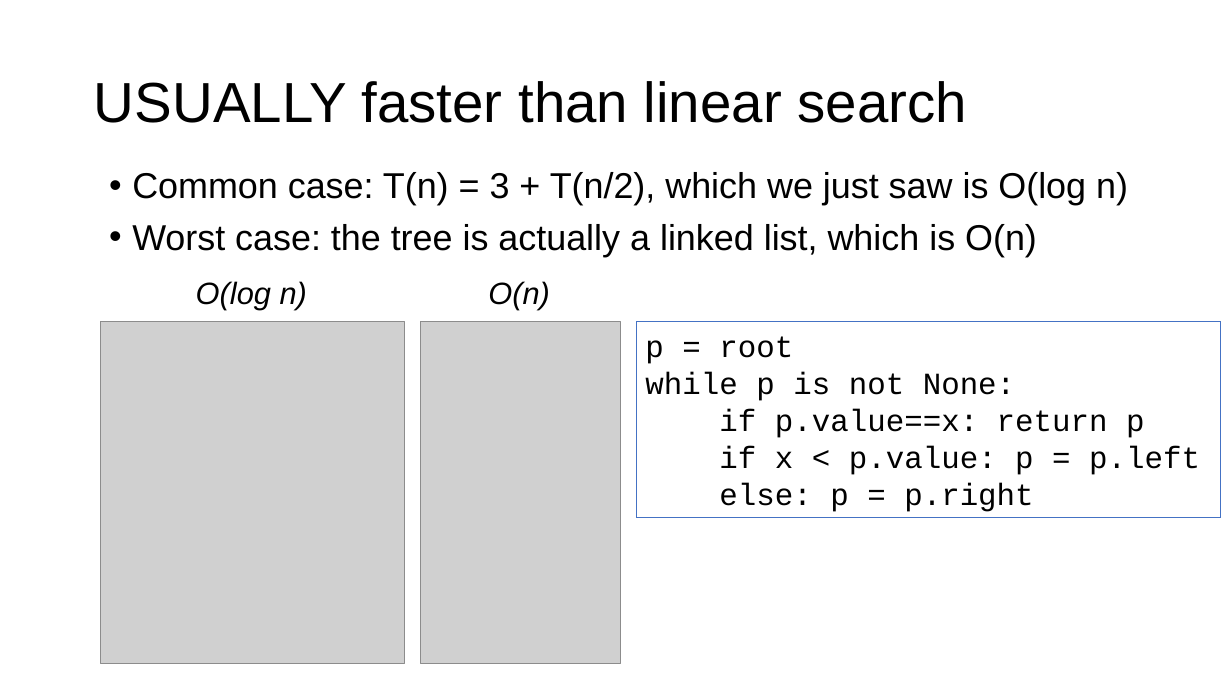
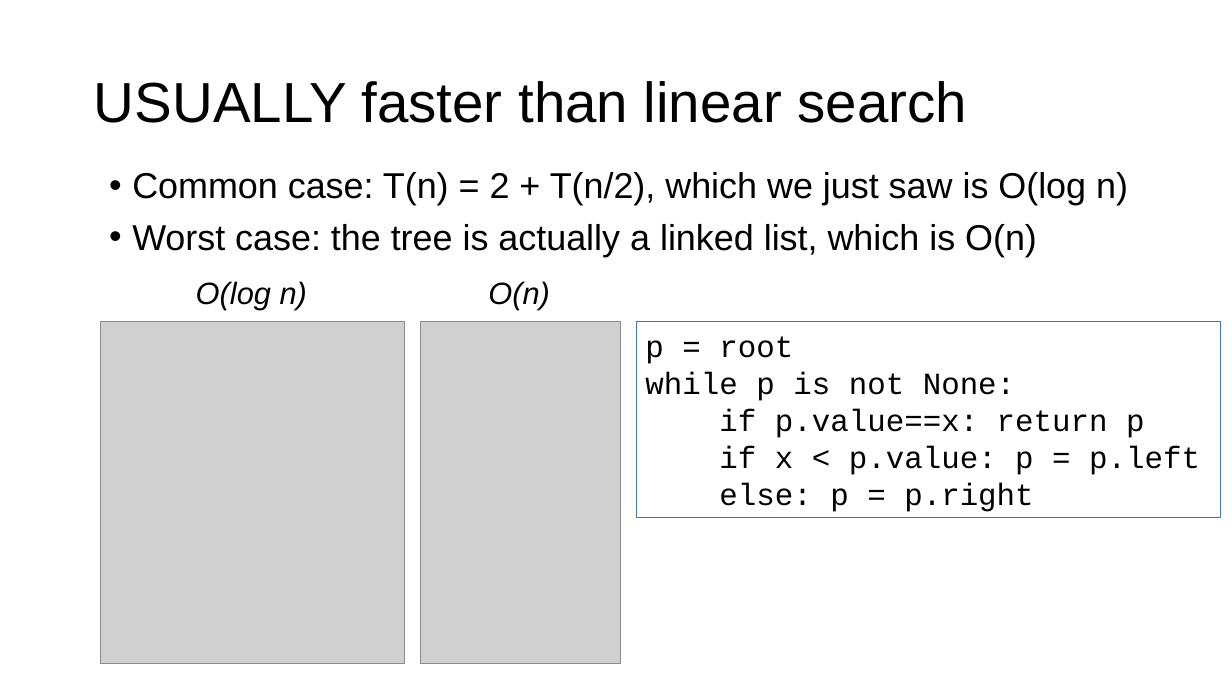
Before and after one commit to parrt/msds689, a slide deck: slide 23 of notes/complexity.pptx. Drawn at 1232x693 pixels with LibreOffice and Linux fonts; fonts in the diff are those of the drawing; grey boxes stand for pictures; background and template pictures are left out. Boxes give left, top, right and bottom in pixels: in the first picture for what was removed or moved away, otherwise in the second. Text is boxed around its words. In the diff, an @@ line names an element or a change of style, - is before the commit and + after.

```diff
--- a/notes/complexity.pptx
+++ b/notes/complexity.pptx
@@ text at box(132, 172, 1128, 205): text changed @@
-• Common case: T(n) = 3 + T(n/2), which we just saw is O(log n)
+• Common case: T(n) = 2 + T(n/2), which we just saw is O(log n)
```
Also in this commit, not shown: 6 other slides changed, 4 other files.
